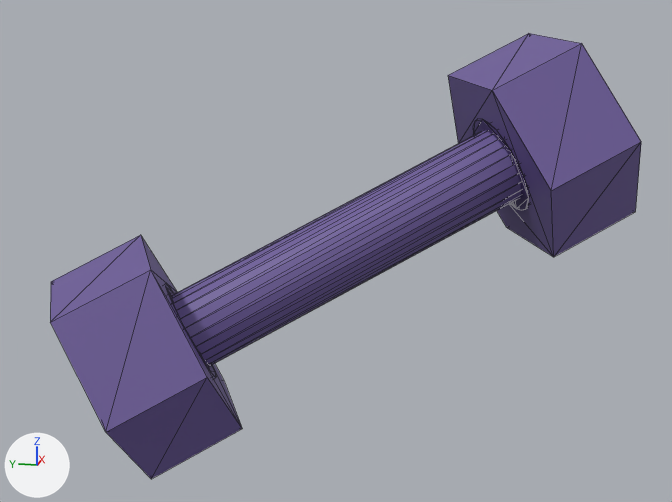
What one commit did to the glTF model app/modelos/rotacion_lado.glb.
Before and after are seen from a camera (50 mm lens) standing at (-0.7751, -0.3183, 1.0683) and looking at (-0.4986, -0.263, 0.9992). Lighting does not change. The marker at lower left points along +X, +Y and +Z. The first picture is the older version. Mesh edges are drawn as thin lines. Where no turn or scale is listed for an object, it has been applied to the vertices. Vertices at exactly the same position are counted once.

Names of what the first picture shows: 'mancuerna_malla'.
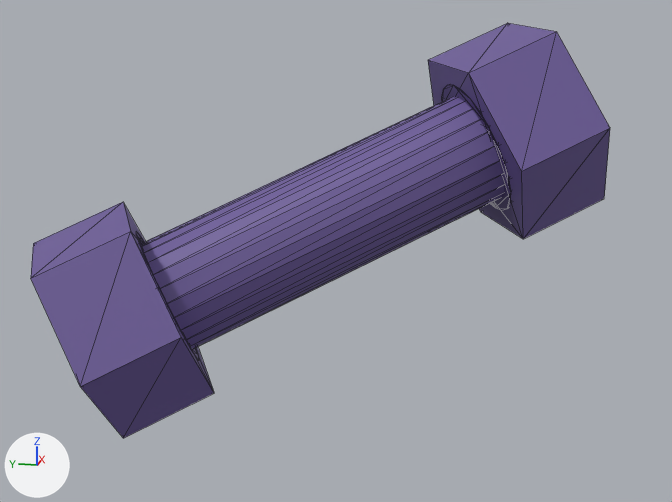
The change, as a list of edits to the scene's bpy script:
```text
Change me_mancuerna:
    used by ob_mancuerna_malla; location = (0.0, 0.0, 0.0)
    remove me_mancuerna.from_pydata(...)  # 168 vertices, 316 faces; spans x -0.564..-0.441, y -0.354..-0.181, z 0.939..1.065
    add me_mancuerna.from_pydata(...)  # 168 vertices, 316 faces; spans x -0.556..-0.431, y -0.345..-0.172, z 0.947..1.068
    me_mancuerna part 1: the loose piece of 48 vertices spanning x -0.536..-0.468, y -0.323..-0.213, z 0.966..1.038 is multiplied about its middle by the matrix ((1.424, 0.16, -0.056), (0.162, 1.159, 0.124), (-0.104, 0.215, 1.415)), then moved by (0.008, 0.009, 0.006)
    me_mancuerna part 2: the loose piece of 12 vertices spanning x -0.564..-0.494, y -0.241..-0.181, z 0.939..1.006 is multiplied about its middle by the matrix ((1.0, -0.001, 0.019), (0.002, 0.999, -0.036), (-0.019, 0.036, 0.999)), then moved by (0.008, 0.01, 0.008)
    me_mancuerna part 3: the loose piece of 48 vertices spanning x -0.539..-0.508, y -0.233..-0.211, z 0.963..0.993 is scaled about its middle by (1.37, 1.31, 1.4), then moved by (0.008, 0.01, 0.008)
    me_mancuerna part 4: the loose piece of 12 vertices spanning x -0.511..-0.441, y -0.354..-0.294, z 0.998..1.065 is multiplied about its middle by the matrix ((1.0, -0.001, 0.019), (0.002, 0.999, -0.036), (-0.019, 0.036, 0.999)), then moved by (0.009, 0.008, 0.003)
    me_mancuerna part 5: the loose piece of 48 vertices spanning x -0.496..-0.465, y -0.324..-0.303, z 1.011..1.041 is multiplied about its middle by the matrix ((1.37, -0.001, 0.026), (0.002, 1.369, -0.05), (-0.026, 0.05, 1.369)), then moved by (0.009, 0.008, 0.004)
```

Pixel boxes [x1, y1, x2, y2] of what changed, in the pictures (672 x 502 px; the box of a moved part takes in the faces that stretch with it):
'mancuerna_malla', reshaped (7% shorter)
    before: [50, 33, 641, 479]
    after: [31, 23, 610, 438]
part 1 of me_mancuerna, moved or reshaped
    before: [172, 130, 521, 366]
    after: [142, 97, 504, 349]
part 2 of me_mancuerna, moved or reshaped
    before: [50, 235, 242, 479]
    after: [31, 202, 214, 438]
part 3 of me_mancuerna, moved or reshaped
    before: [165, 284, 216, 378]
    after: [136, 232, 199, 360]
part 4 of me_mancuerna, moved or reshaped
    before: [448, 33, 641, 257]
    after: [428, 23, 610, 239]
part 5 of me_mancuerna, moved or reshaped
    before: [473, 119, 529, 210]
    after: [442, 85, 511, 210]
